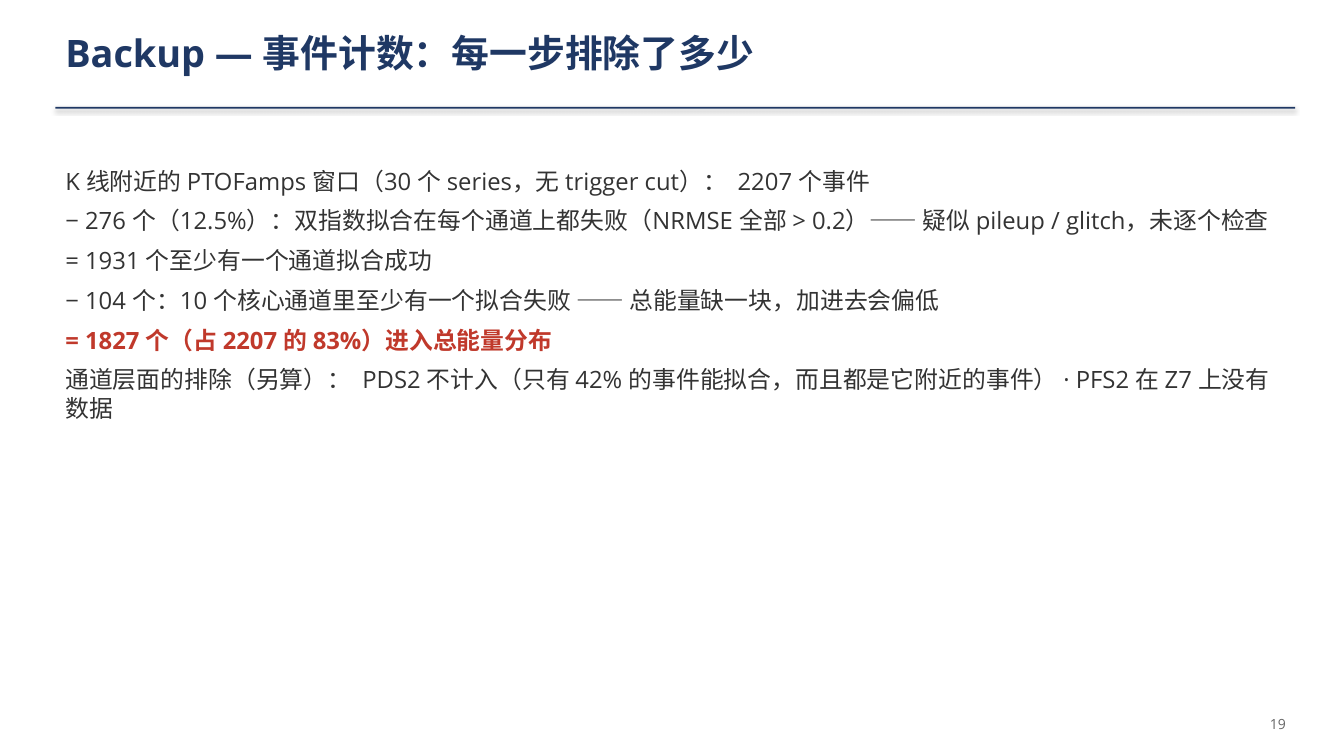
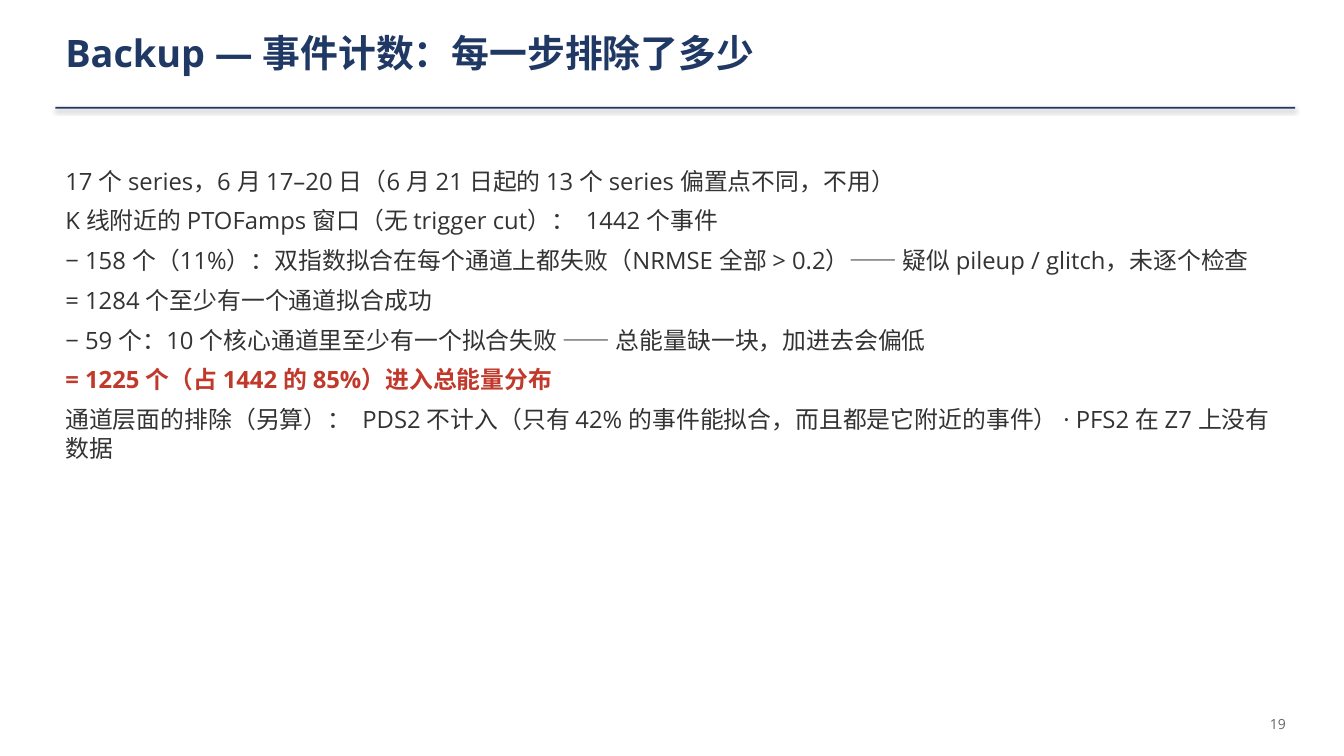
Before and after one commit to ZhihengLi0/urop, a slide deck: slide 19 of snolab_run4_phonon_pulse_analysis/collection_efficiency/presentation/SNOLAB_R4_collection_efficiency_20260910_zh.pptx. Drawn at 1344x756 pixels with LibreOffice and Linux fonts; fonts in the diff are those of the drawing. Boxes give left, top, right and bottom in pixels: in the first picture for what was removed or moved away, otherwise in the second. Text is boxed around its words. In the diff, an @@ line names an element or a change of style, - is before the commit and + after.

```diff
--- a/snolab_run4_phonon_pulse_analysis/collection_efficiency/presentation/SNOLAB_R4_collection_efficiency_20260910_zh.pptx
+++ b/snolab_run4_phonon_pulse_analysis/collection_efficiency/presentation/SNOLAB_R4_collection_efficiency_20260910_zh.pptx
@@ text at box(65, 169, 1249, 391): text changed @@
-K 线附近的 PTOFamps 窗口（30 个 series，无 trigger cut）： 2207 个事件
-− 276 个（12.5%）：双指数拟合在每个通道上都失败（NRMSE 全部 > 0.2）—— 疑似 pileup / glitch，未逐个检查
-= 1931 个至少有一个通道拟合成功
-− 104 个：10 个核心通道里至少有一个拟合失败 —— 总能量缺一块，加进去会偏低
-= 1827 个（占 2207 的 83%）进入总能量分布
+17 个 series，6 月 17–20 日（6 月 21 日起的 13 个 series 偏置点不同，不用）
+K 线附近的 PTOFamps 窗口（无 trigger cut）： 1442 个事件
+− 158 个（11%）：双指数拟合在每个通道上都失败（NRMSE 全部 > 0.2）—— 疑似 pileup / glitch，未逐个检查
+= 1284 个至少有一个通道拟合成功
+− 59 个：10 个核心通道里至少有一个拟合失败 —— 总能量缺一块，加进去会偏低
+= 1225 个（占 1442 的 85%）进入总能量分布
```
Also in this commit, not shown: 6 other slides changed, 31 other files.
